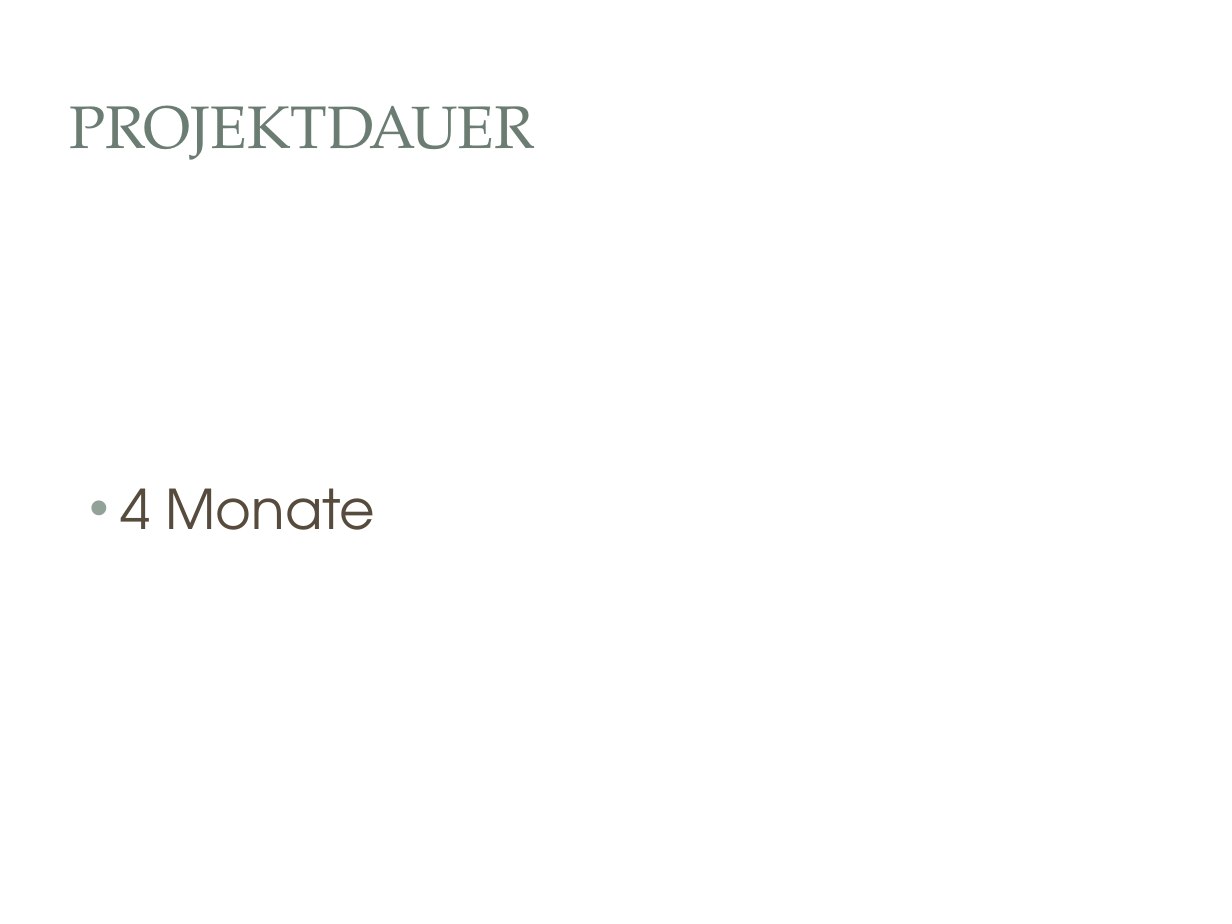
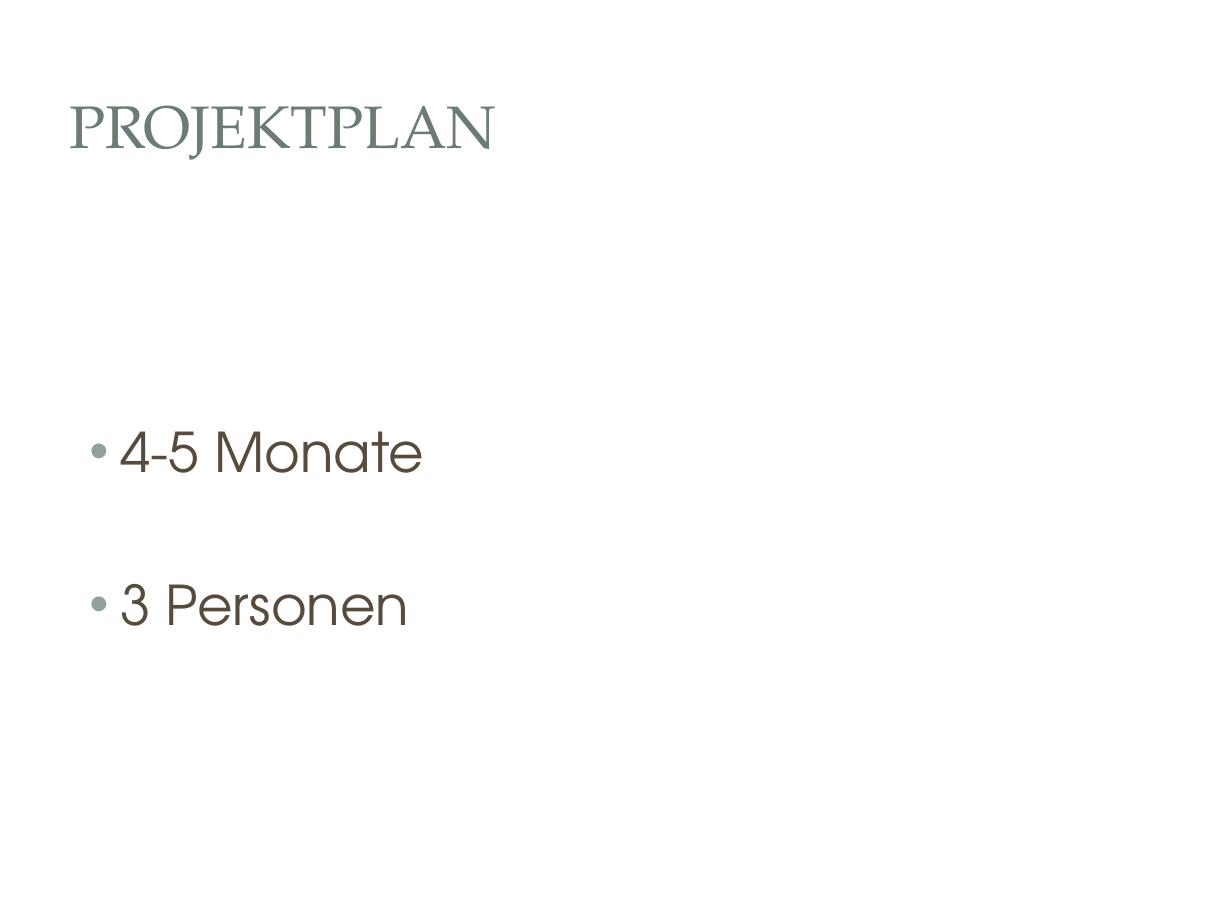
Before and after one commit to lightstalker89/MIT_SAD, a slide deck: slide 7 of 4th_sem/ak_SAD/grill_murrent/Ausgwählte Kapitel SAD.pptx. Drawn at 1232x924 pixels with LibreOffice and Linux fonts; fonts in the diff are those of the drawing; background and template pictures are left out. Boxes give left, top, right and bottom in pixels: in the first picture for what was removed or moved away, otherwise in the second. Text is boxed around its words. In the diff, an @@ line names an element or a change of style, - is before the commit and + after.

Commit message:
+) Update presentation

```diff
--- a/4th_sem/ak_SAD/grill_murrent/Ausgwählte Kapitel SAD.pptx
+++ b/4th_sem/ak_SAD/grill_murrent/Ausgwählte Kapitel SAD.pptx
@@ title at box(70, 105, 497, 160): text changed @@
-PROJEKTDAUER
+PROJEKTPLAN
@@ text at box(120, 431, 424, 626): text changed @@
-• 4 Monate
+• 4-5 Monate
+• 3 Personen
```
Also in this commit, not shown: 2 other slides changed.
